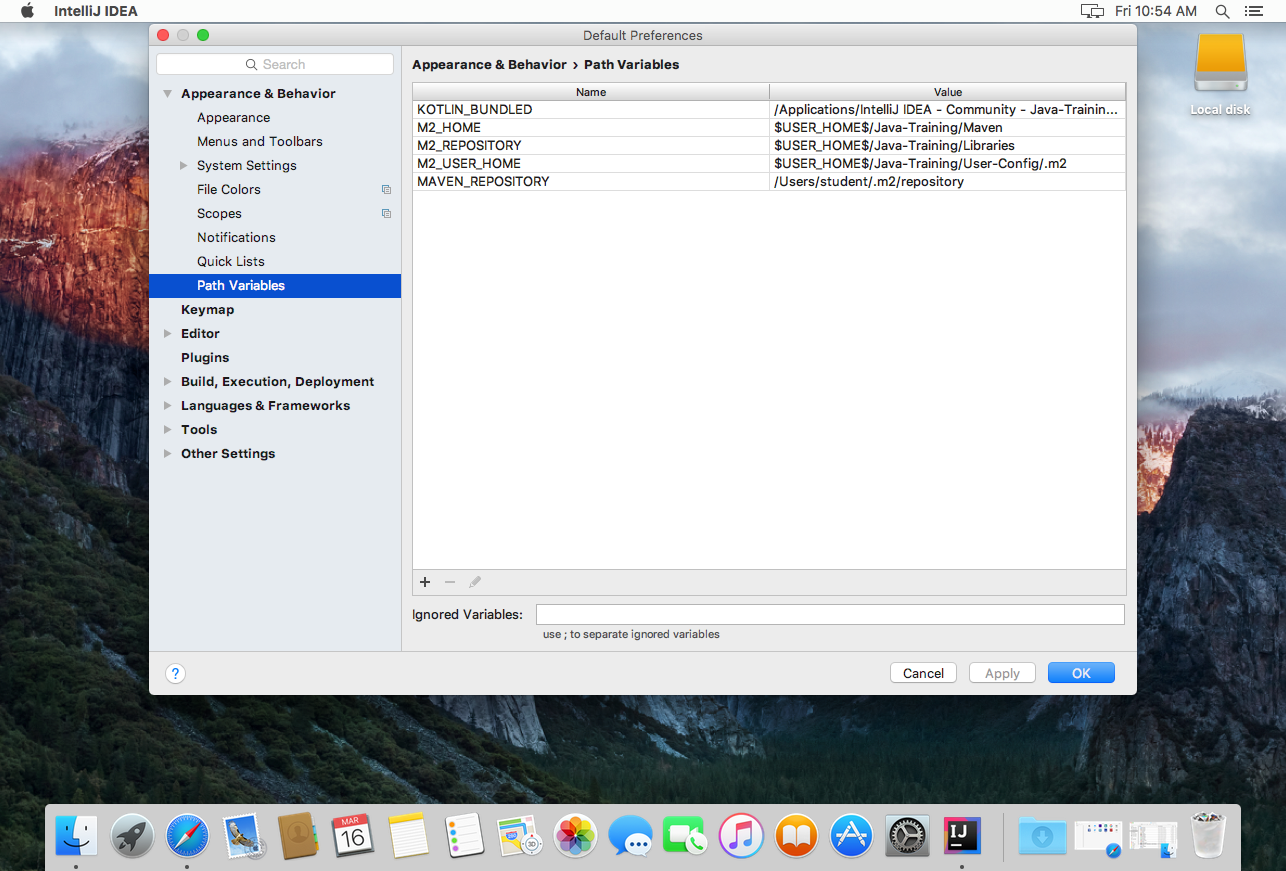
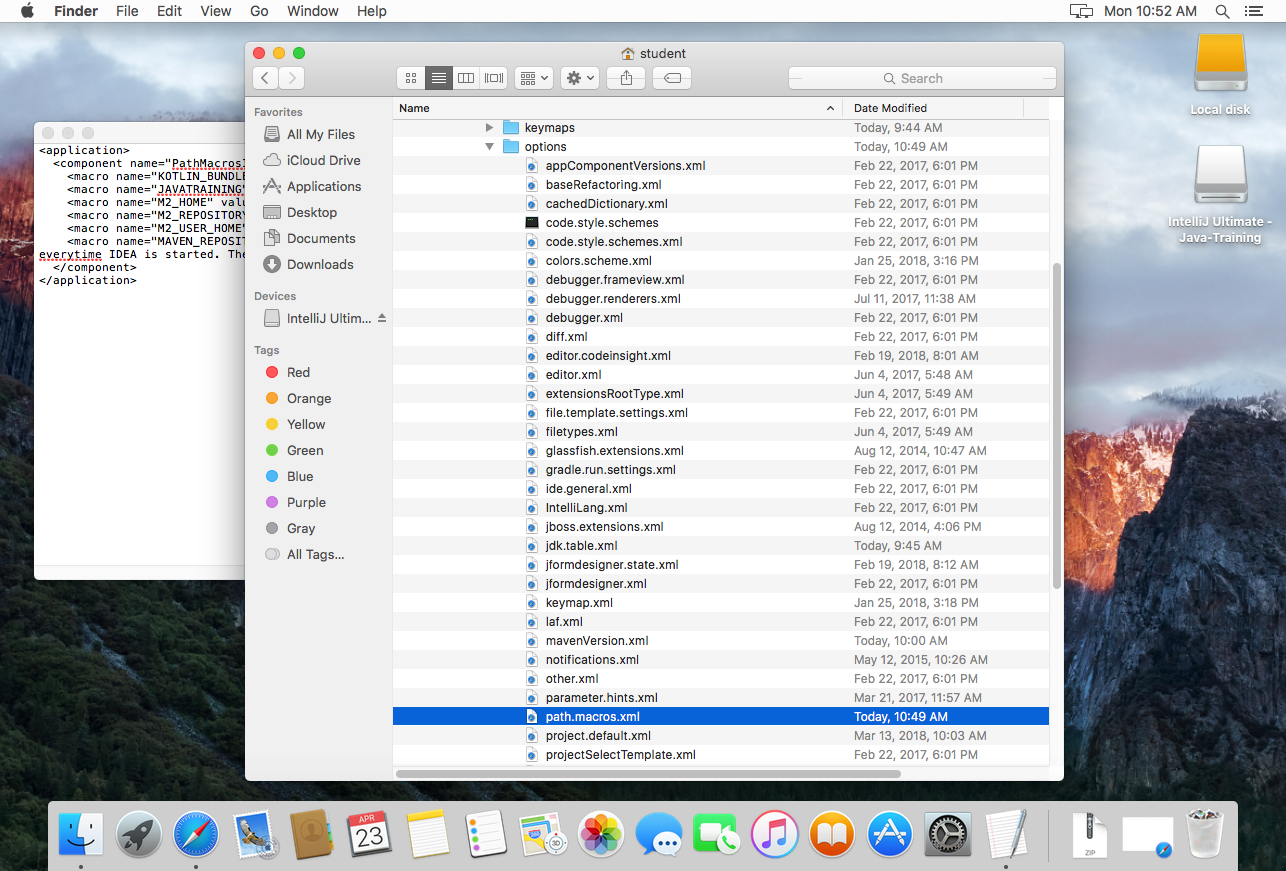
Before/after of a 1286px x 871px layered artwork. What changed in the layer stack:
painted on "Layer 1" over (x1=8, y1=4, x2=1276, y2=871)
